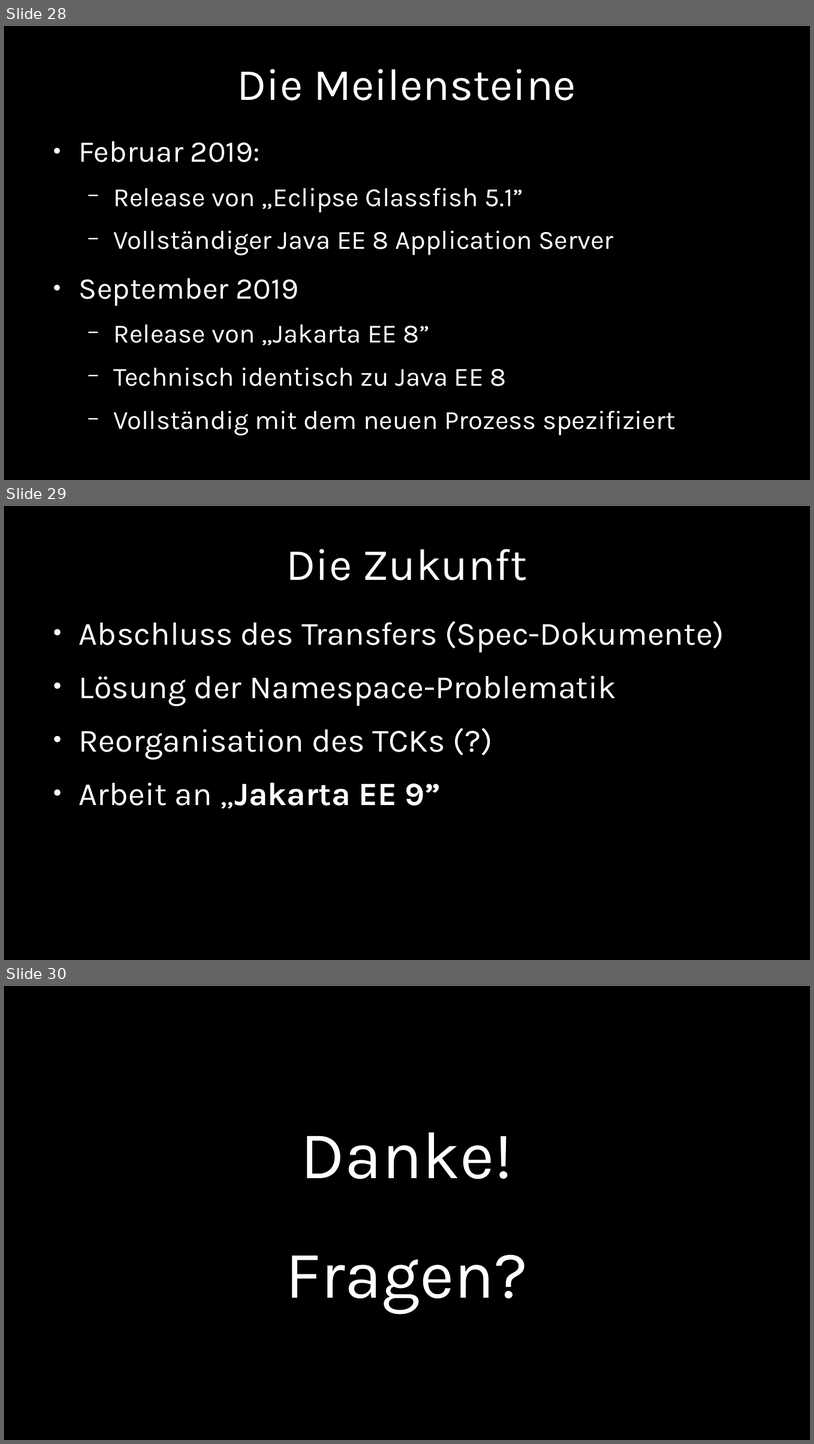
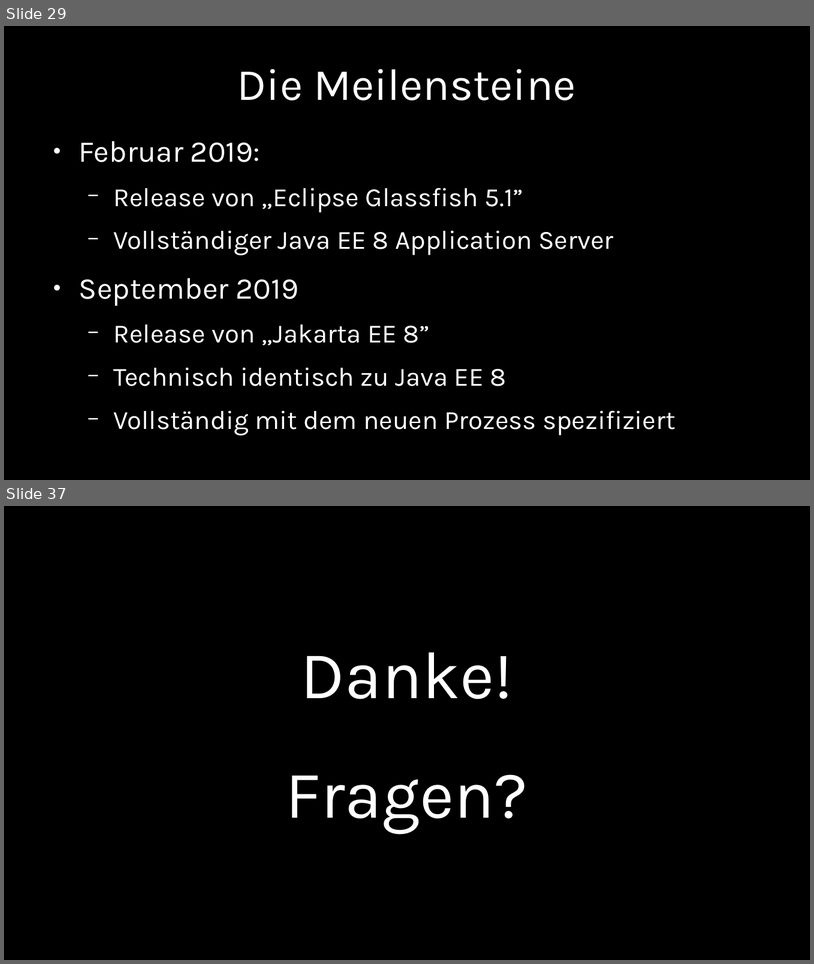
Before and after one commit to chkal/talks, a slide deck: 2019-11-jvmcon-jakarta-ee/JakartaEE.odp. Shown one above the other, each under a label of ours: slides 28, 29 and 30 before the commit, slides 29 and 37 after it; the slides between them are not shown. The pictures are 814x1444 and 814x964 pixels, drawn with LibreOffice and Linux fonts; fonts in the diff are those of the drawing. Boxes give left, top, right and bottom in pixels: in the first picture for what was removed or moved away, otherwise in the second. Text is boxed around its words. In the diff, an @@ line names an element or a change of style, - is before the commit and + after.

```diff
--- a/2019-11-jvmcon-jakarta-ee/JakartaEE.odp
+++ b/2019-11-jvmcon-jakarta-ee/JakartaEE.odp
@@ slide 29 removed at [4,506,810,960], background #000000 @@
@@ title removed at [287,549,528,580] @@
-Die Zukunft
@@ text removed at [79,621,725,808] @@
-● Abschluss des Transfers (Spec-Dokumente)
-● Lösung der Namespace-Problematik
-● Reorganisation des TCKs (?)
-● Arbeit an „Jakarta EE 9”
@@ what was slide 28 is now slide 29 @@
@@ what was slide 30 is now slide 37 @@
```
Also in this commit, not shown: 3 slides changed, 8 slides added, 1 other file.
